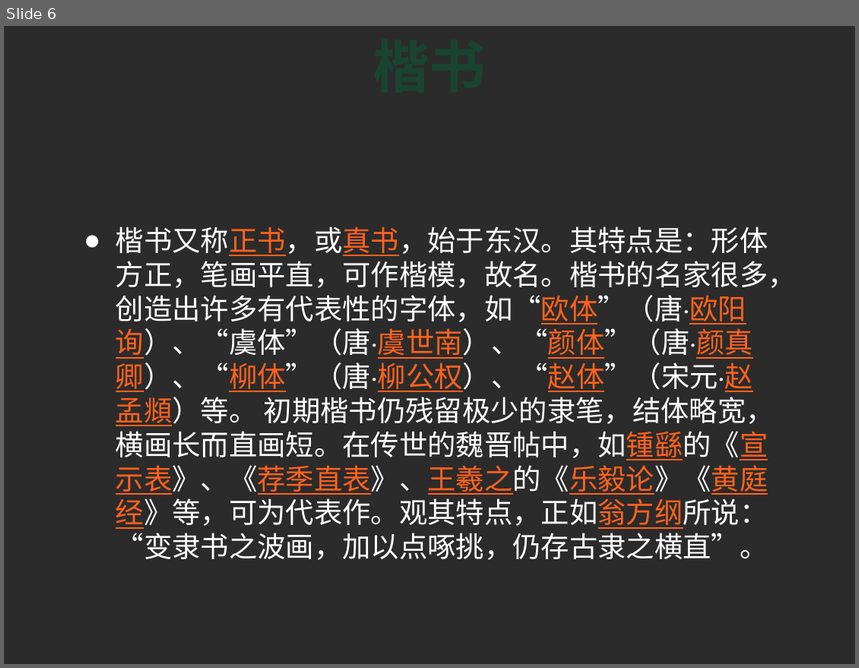
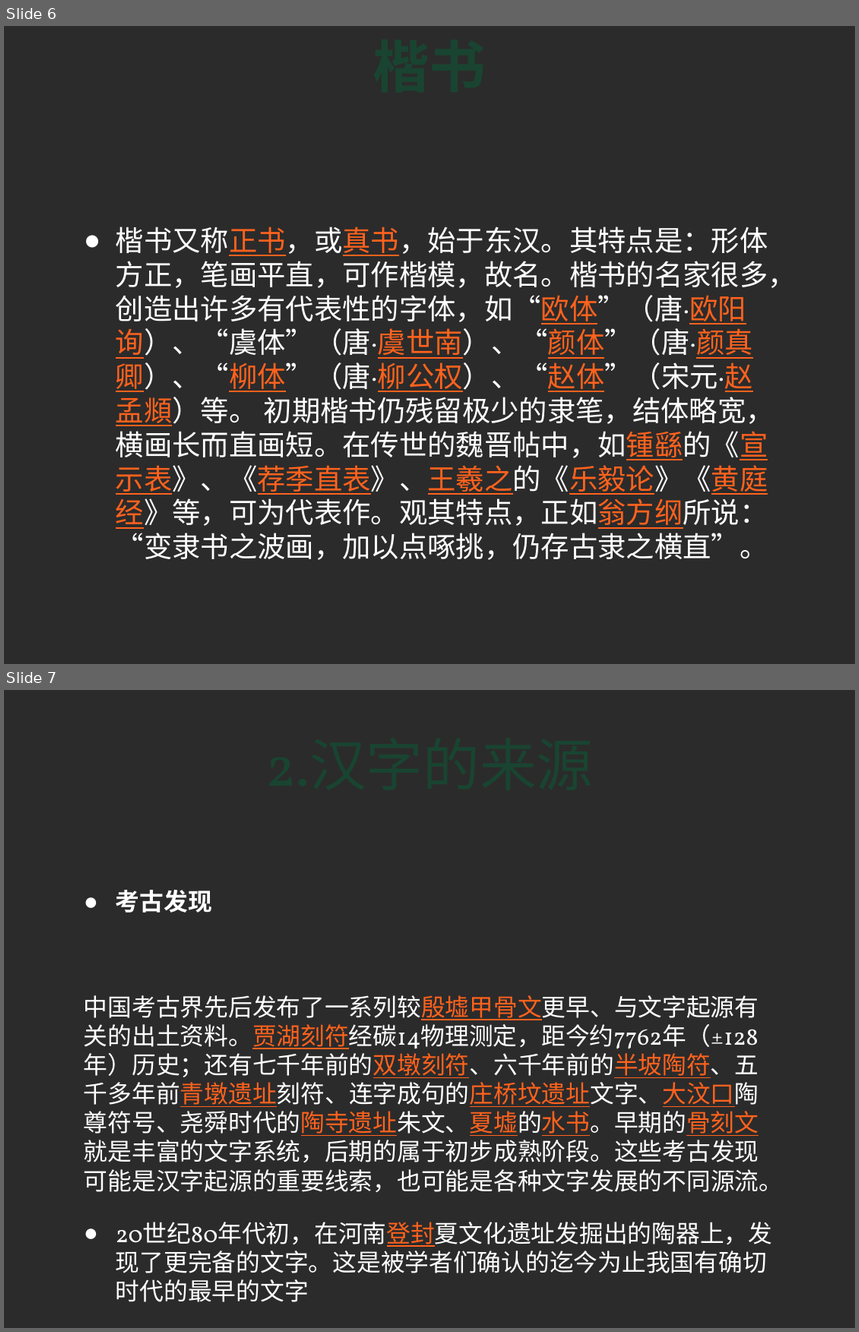
Before and after one commit to calvinweb/ppt, a slide deck: 有趣的汉字.pptx. Shown one above the other, each under a label of ours: slide 6 before the commit, slides 6 and 7 after it. The pictures are 859x668 and 859x1332 pixels, drawn with LibreOffice and Linux fonts; fonts in the diff are those of the drawing; background and template pictures are left out; a plain dark background stands for a picture behind light text. Boxes give left, top, right and bottom in pixels: in the first picture for what was removed or moved away, otherwise in the second. Text is boxed around its words. In the diff, an @@ line names an element or a change of style, - is before the commit and + after.

```diff
--- a/有趣的汉字.pptx
+++ b/有趣的汉字.pptx
@@ slide 7 added at <box>4,690,855,1328</box>, background picture (left out) @@
@@ text added at <box>84,890,783,1274</box>, 20.4 pt, text #FFFFFF @@
+● 考古发现
+中国考古界先后发布了一系列较殷墟甲骨文更早、与文字起源有关的出土资料。贾湖刻符经碳14物理测定，距今约7762年（±128年）历史；还有七千年前的双墩刻符、六千年前的半坡陶符、五千多年前青墩遗址刻符、连字成句的庄桥坟遗址文字、大汶口陶尊符号、尧舜时代的陶寺遗址朱文、夏墟的水书。早期的骨刻文就是丰富的文字系统，后期的属于初步成熟阶段。这些考古发现可能是汉字起源的重要线索，也可能是各种文字发展的不同源流。
+● 20世纪80年代初，在河南登封夏文化遗址发掘出的陶器上，发现了更完备的文字。这是被学者们确认的迄今为止我国有确切时代的最早的文字
@@ title added at <box>116,1280,309,1303</box>, 48 pt, text #194431 @@
+2.汉字的来源
```
